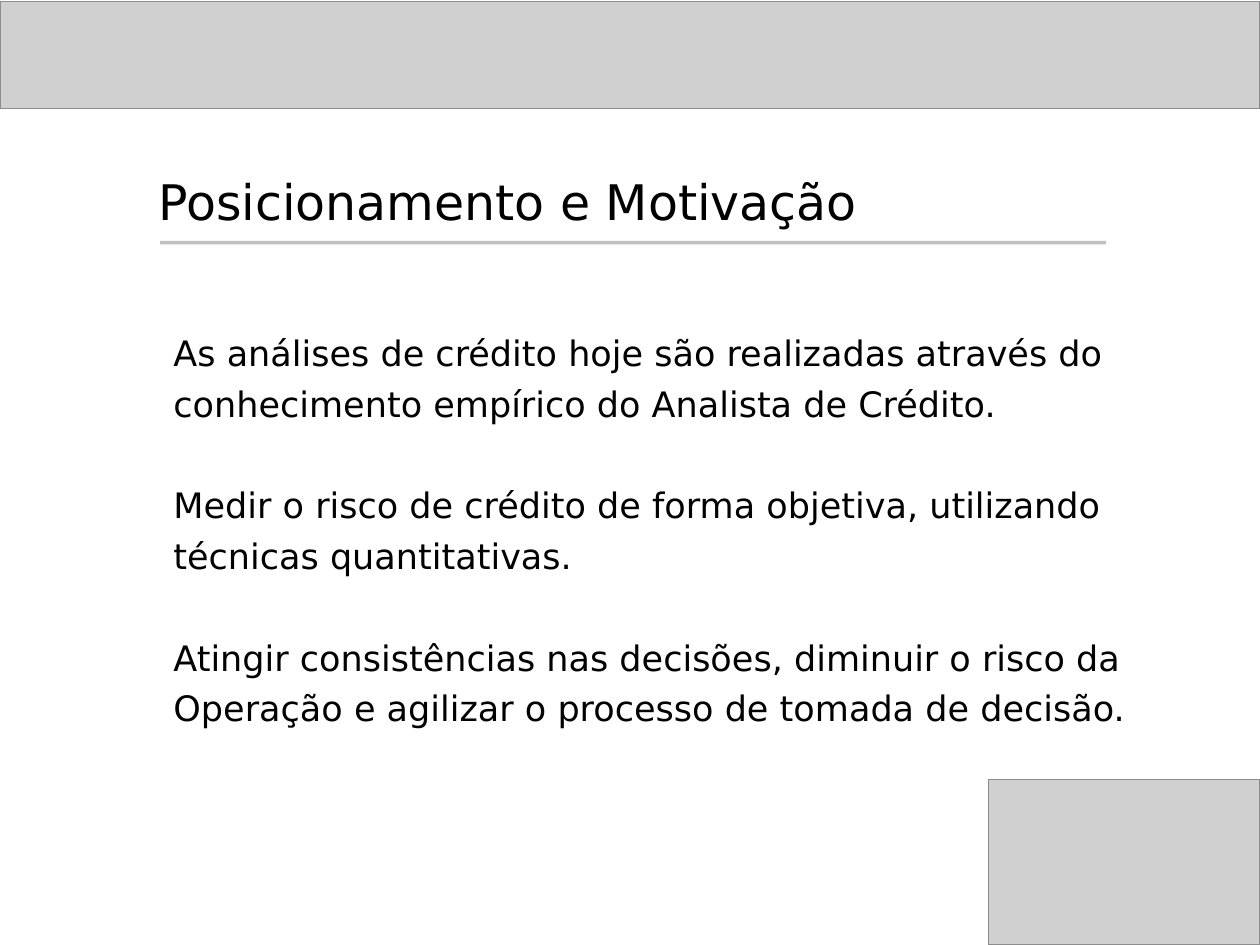
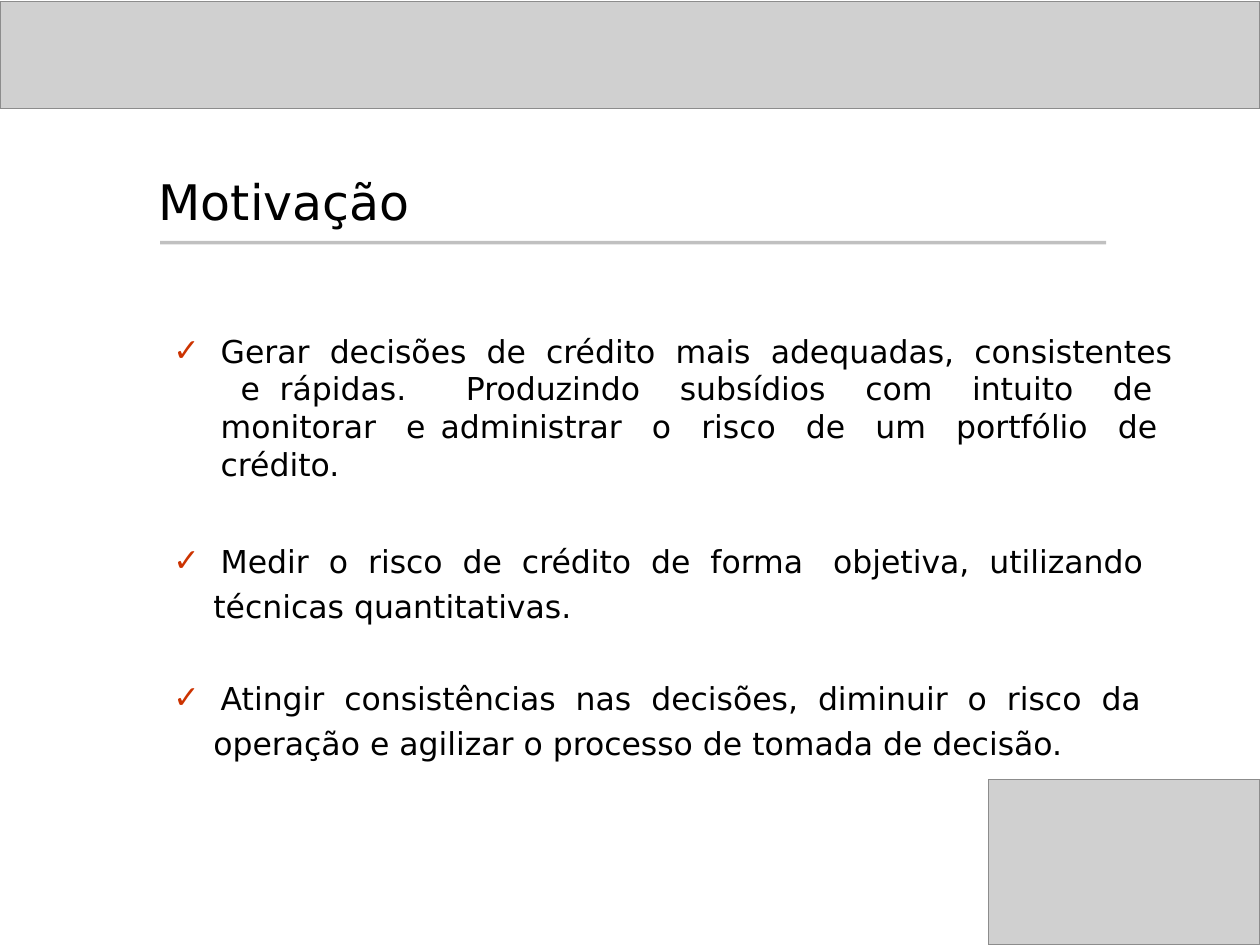
Before and after one commit to rcabral/creditanalyst, a slide deck: slide 6 of Apresentacao_Hermes/Apresentacao_Hermes.ppt (slide 3 before the commit). Drawn at 1260x945 pixels with LibreOffice and Linux fonts; fonts in the diff are those of the drawing; grey boxes stand for pictures; background and template pictures are left out. Boxes give left, top, right and bottom in pixels: in the first picture for what was removed or moved away, otherwise in the second. Text is boxed around its words. In the diff, an @@ line names an element or a change of style, - is before the commit and + after.

Commit message:
Inclusão na apresentação de slides que falam da empresa Finicred e problemas encontrados, motivação etc, conforma convrsamos ontem.

```diff
--- a/Apresentacao_Hermes/Apresentacao_Hermes.ppt
+++ b/Apresentacao_Hermes/Apresentacao_Hermes.ppt
@@ text at <box>159,182,410,230</box>: text changed @@
-Posicionamento e Motivação
+Motivação
@@ text at <box>221,337,1172,477</box>: text changed; size 20 to 18 pt @@
-As análises de crédito hoje são realizadas através do
-conhecimento empírico do Analista de Crédito.
+✓ Gerar decisões de crédito mais adequadas, consistentes e rápidas. Produzindo subsídios com intuito de monitorar e administrar o risco de um portfólio de crédito.
@@ text at <box>213,547,1142,717</box>: size 20 to 18 pt in "Medir o risco de crédito de forma ...", "técnicas quantitativas.", "Atingir consistências nas decisões, diminuir o risco ..."; bullet none to ✓ @@
@@ text at <box>213,730,1062,762</box>: text changed; size 20 to 18 pt @@
-Operação e agilizar o processo de tomada de decisão.
+operação e agilizar o processo de tomada de decisão.
```
Also in this commit, not shown: 3 other slides changed, 5 slides added.
